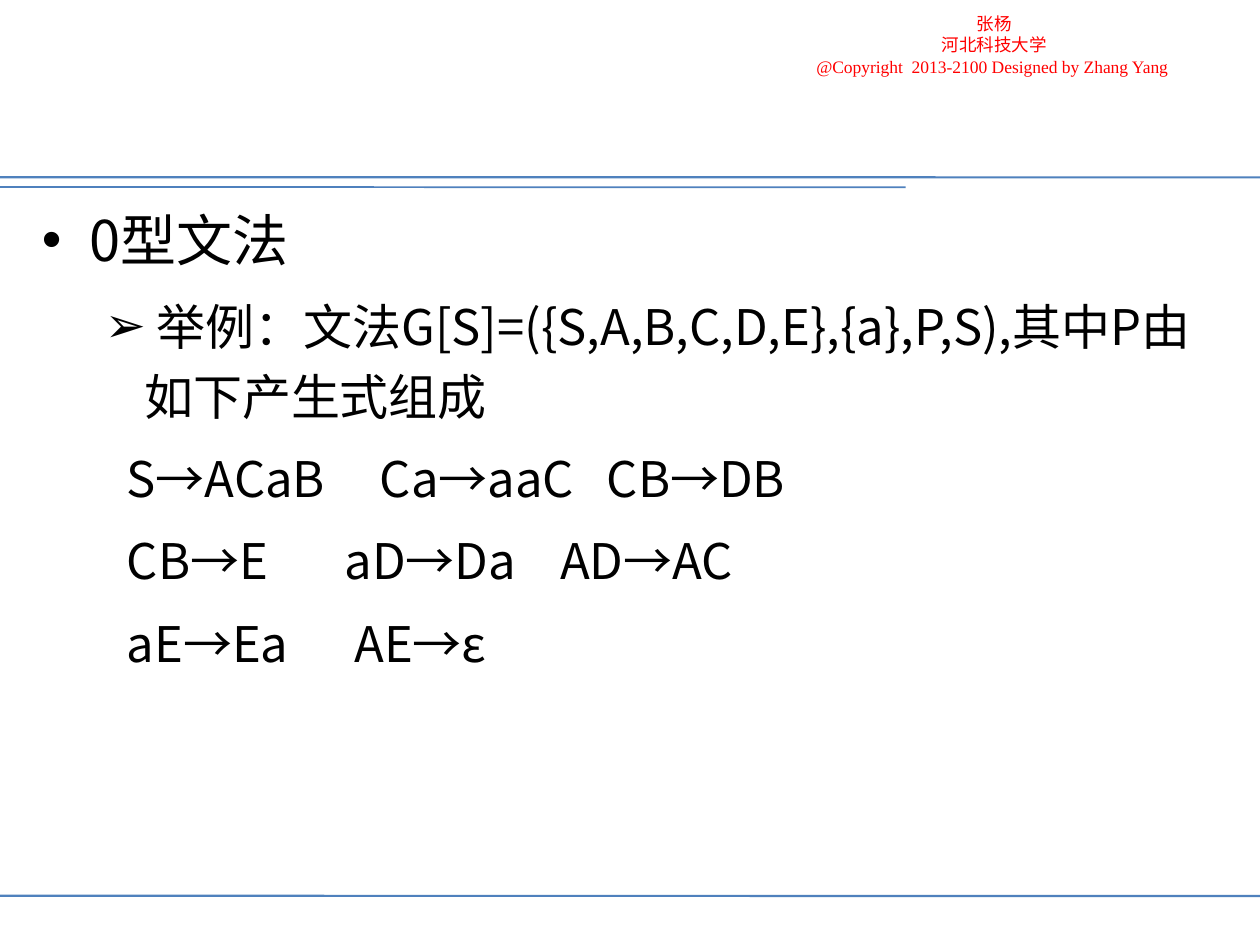
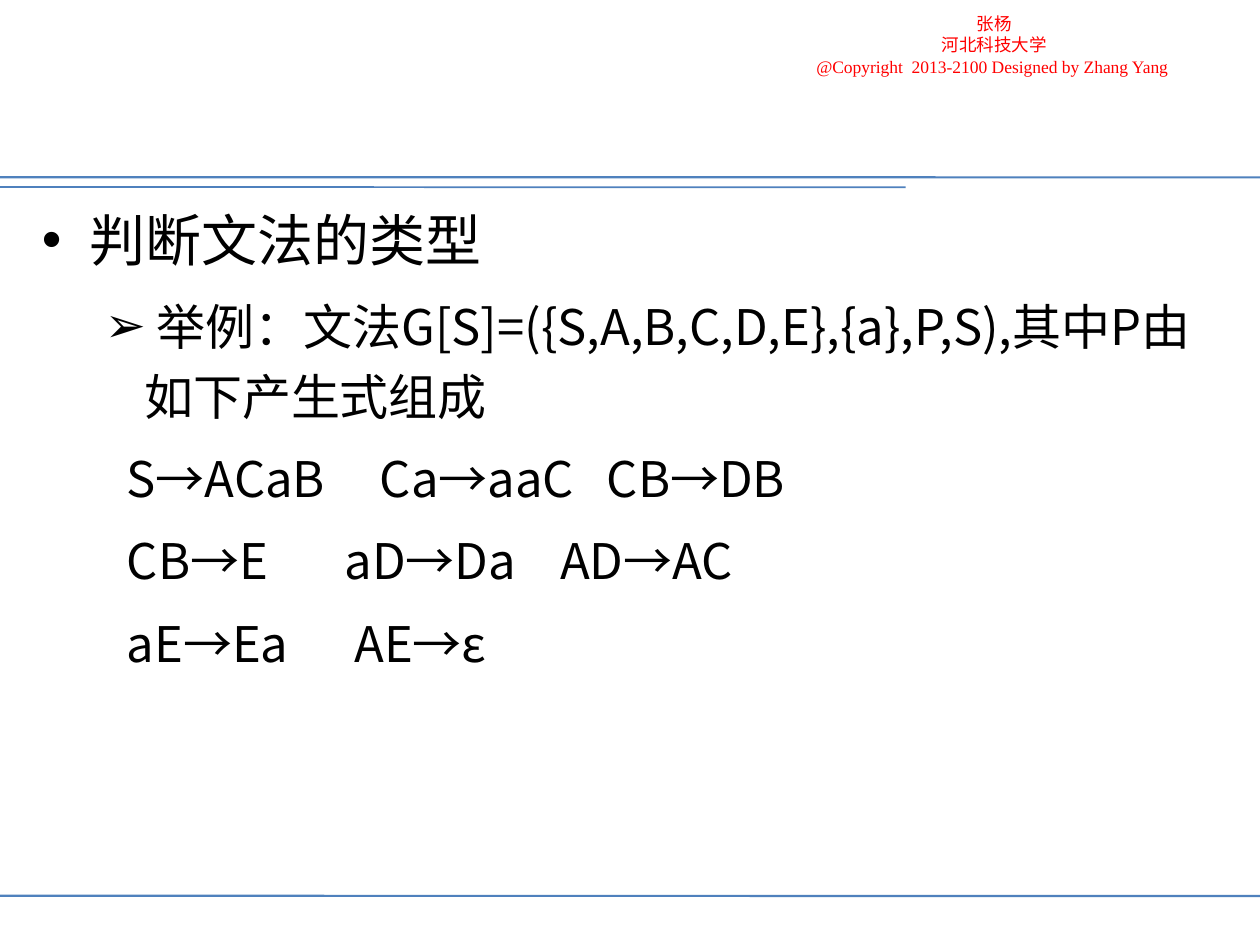
Before and after one commit to uzhangyang/uzhangyang.github.io, a slide deck: slide 21 of teaching/compiler/lessons/2-1.ppt (slide 18 before the commit). Drawn at 1260x945 pixels with LibreOffice and Linux fonts; fonts in the diff are those of the drawing; background and template pictures are left out. Boxes give left, top, right and bottom in pixels: in the first picture for what was removed or moved away, otherwise in the second. Text is boxed around its words. In the diff, an @@ line names an element or a change of style, - is before the commit and + after.

```diff
--- a/teaching/compiler/lessons/2-1.ppt
+++ b/teaching/compiler/lessons/2-1.ppt
@@ text at (89,213,481,266): text changed @@
-• 0型文法
+• 判断文法的类型
```
Also in this commit, not shown: 7 other slides changed, 14 other files.
